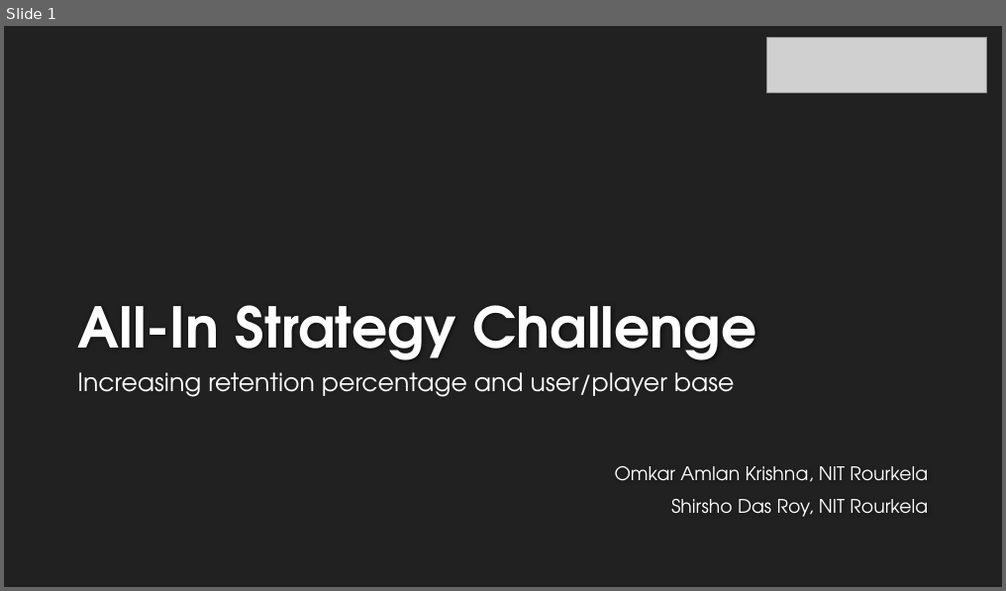
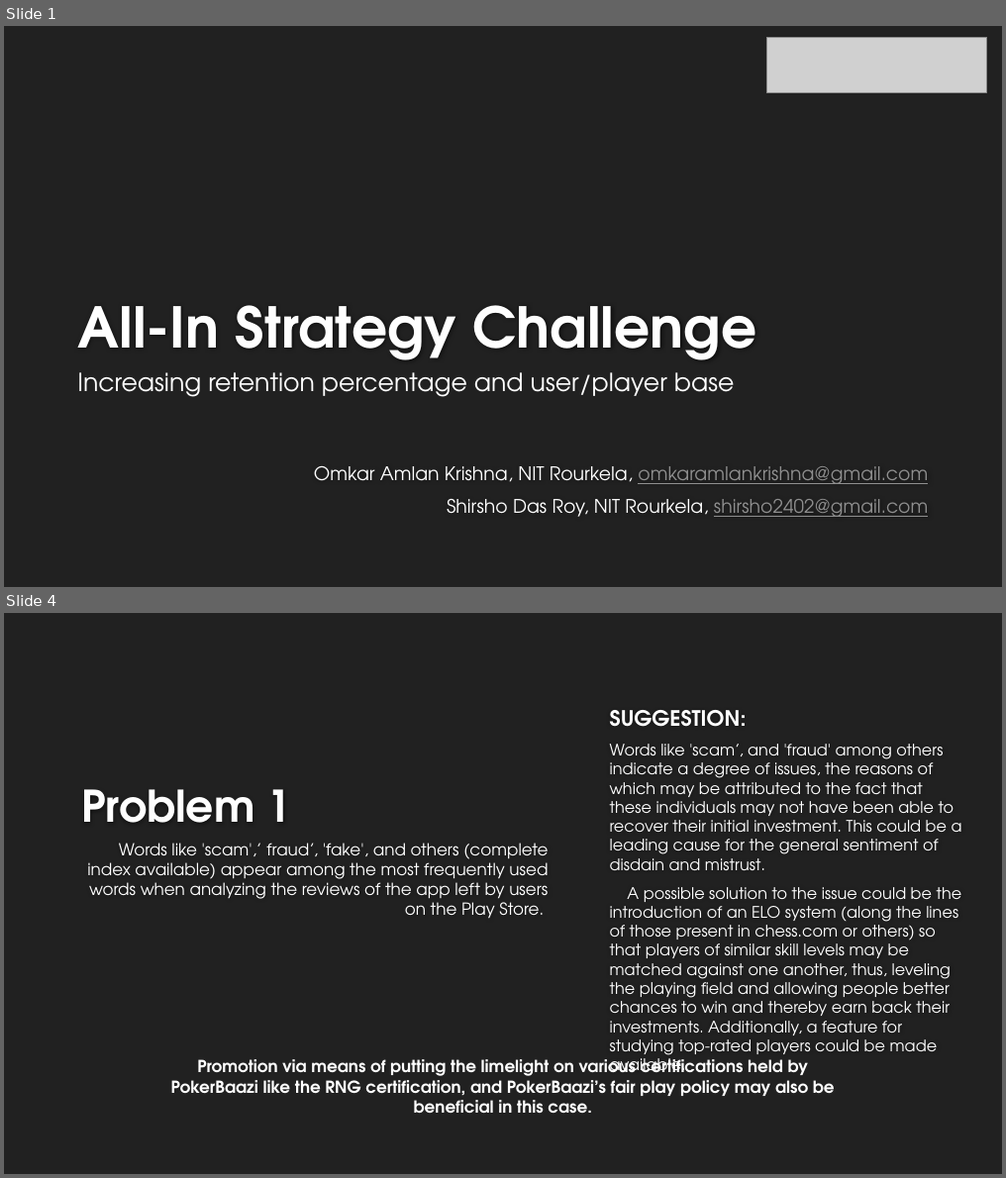
Before and after one commit to OmkarAmlan/AIC, a slide deck: All-In Strategy Challenge.pptx. Shown one above the other, each under a label of ours: slide 1 before the commit, slides 1 and 4 after it; the slides between them are not shown. The pictures are 1006x591 and 1006x1178 pixels, drawn with LibreOffice and Linux fonts; fonts in the diff are those of the drawing; grey boxes stand for pictures; background and template pictures are left out. Boxes give left, top, right and bottom in pixels: in the first picture for what was removed or moved away, otherwise in the second. Text is boxed around its words. In the diff, an @@ line names an element or a change of style, - is before the commit and + after.

```diff
--- a/All-In Strategy Challenge.pptx
+++ b/All-In Strategy Challenge.pptx
@@ slide 4 added at bbox=[4, 613, 1002, 1174], background #212121 @@
@@ text added at bbox=[610, 710, 962, 1060], 15.3 pt, text #FFFFFF @@
+SUGGESTION:
+Words like 'scam’, and 'fraud' among others indicate a degree of issues, the reasons of which may be attributed to the fact that these individuals may not have been able to recover their initial investment. This could be a leading cause for the general sentiment of disdain and mistrust.
+A possible solution to the issue could be the introduction of an ELO system (along the lines of those present in chess.com or others) so that players of similar skill levels may be matched against one another, thus, leveling the playing field and allowing people better chances to win and thereby earn back their investments. Additionally, a feature for studying top-rated players could be made available.
@@ title added at bbox=[81, 789, 292, 823], 42 pt, text #FEFEFE, bold @@
+Problem 1
@@ text added at bbox=[87, 843, 548, 919], 16 pt, text #FFFFFF @@
+Words like 'scam',’ fraud’, 'fake', and others (complete index available) appear among the most frequently used words when analyzing the reviews of the app left by users on the Play Store.
@@ text added at bbox=[171, 1055, 835, 1113], 16 pt, text #FFFFFF, bold @@
+Promotion via means of putting the limelight on various certifications held by PokerBaazi like the RNG certification, and PokerBaazi’s fair play policy may also be beneficial in this case.
@@ slide 1 changed as well @@
@@ subtitle at bbox=[314, 467, 928, 517]: text changed @@
-Omkar Amlan Krishna, NIT Rourkela
-Shirsho Das Roy, NIT Rourkela
+Omkar Amlan Krishna, NIT Rourkela, omkaramlankrishna@gmail.com
+Shirsho Das Roy, NIT Rourkela, shirsho2402@gmail.com
```
Also in this commit, not shown: 8 other slides added, 2 other files.
